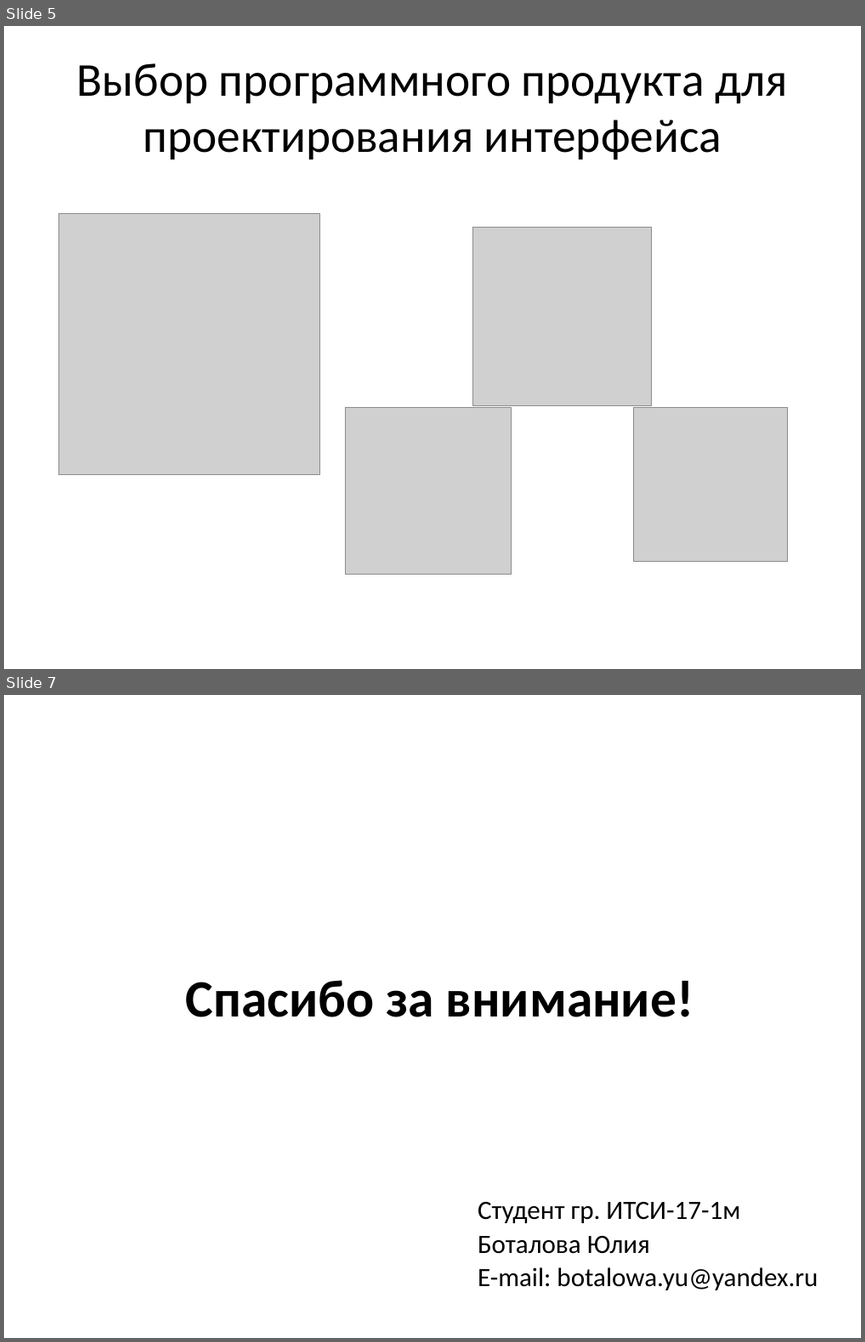
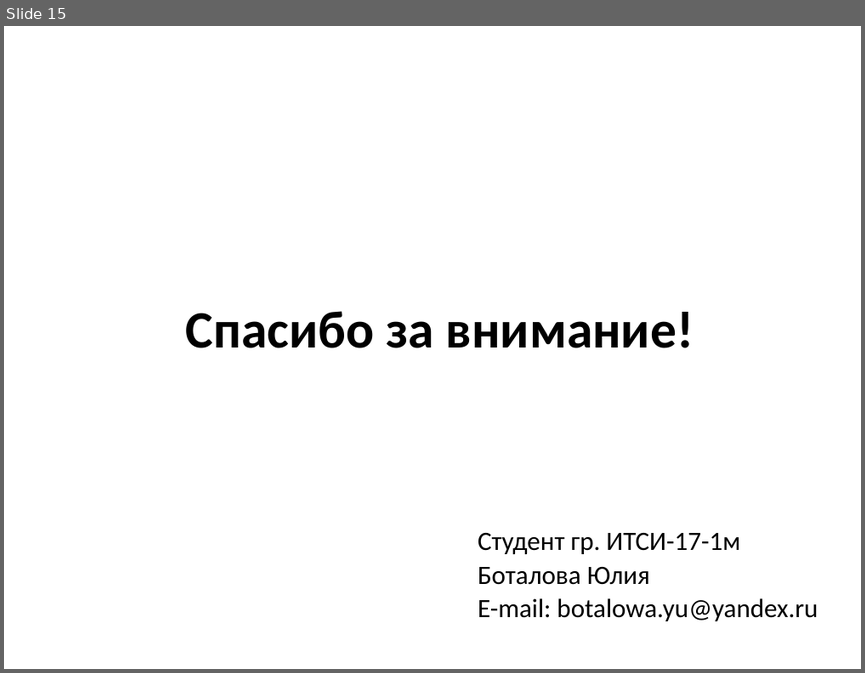
Before and after one commit to JulkaBotalova/NIR, a slide deck: НИР/Выступление 14.05.pptx. Shown one above the other, each under a label of ours: slides 5 and 7 before the commit, slide 15 after it; the slides between them are not shown. The pictures are 865x1342 and 865x673 pixels, drawn with LibreOffice and Linux fonts; fonts in the diff are those of the drawing; grey boxes stand for pictures. Boxes give left, top, right and bottom in pixels: in the first picture for what was removed or moved away, otherwise in the second. Text is boxed around its words. In the diff, an @@ line names an element or a change of style, - is before the commit and + after.

```diff
--- a/НИР/Выступление 14.05.pptx
+++ b/НИР/Выступление 14.05.pptx
@@ slide 5 removed at (4,26,861,669), background #FFFFFF @@
@@ title removed at (77,63,787,159) @@
-Выбор программного продукта для проектирования интерфейса
@@ picture removed at (59,214,320,475) @@
@@ picture removed at (472,227,651,405) @@
@@ picture removed at (345,408,511,573) @@
@@ picture removed at (633,408,787,562) @@
@@ what was slide 7 is now slide 15 @@
```
Also in this commit, not shown: 4 slides changed, 10 slides added, 1 other slide removed, 7 other files.
